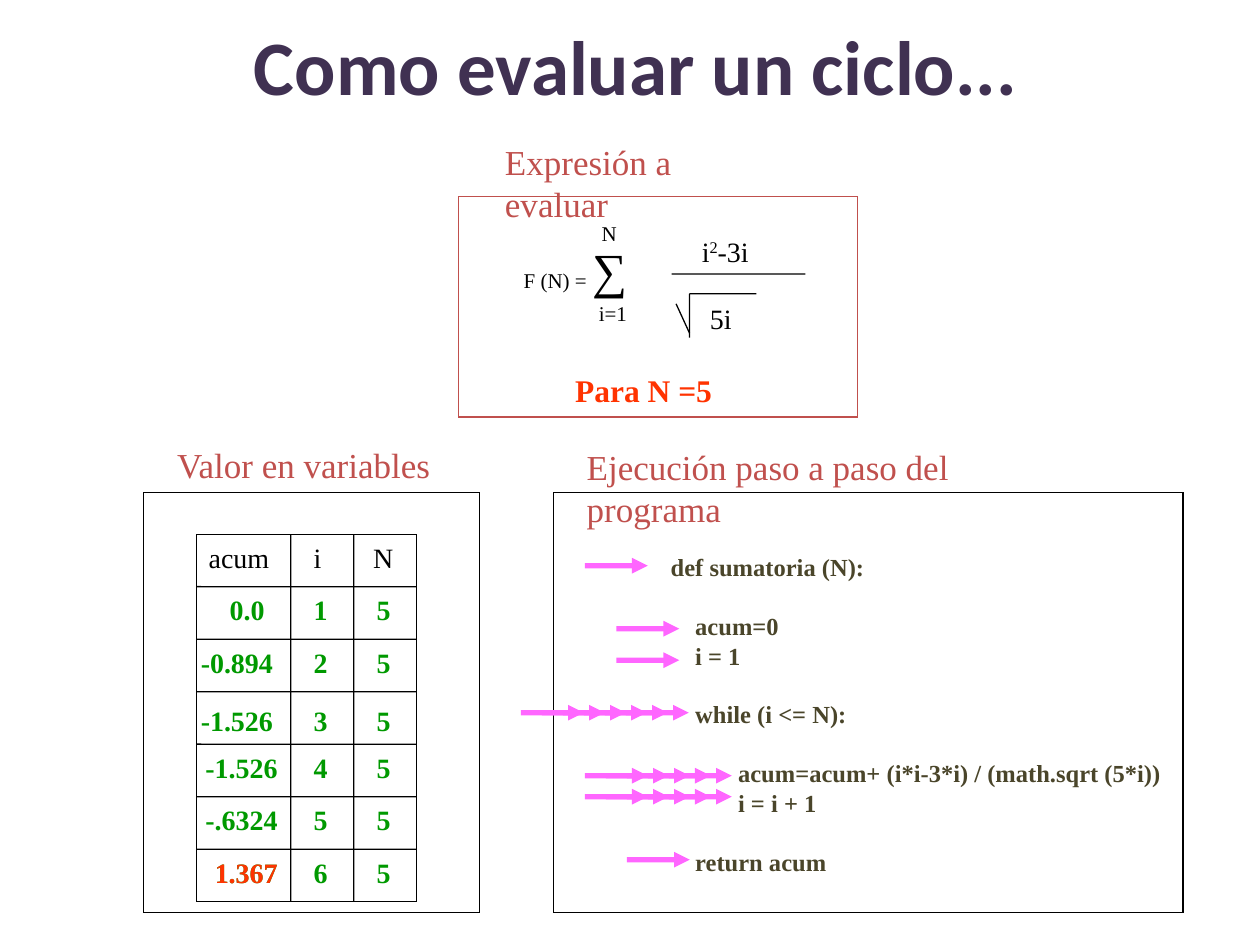
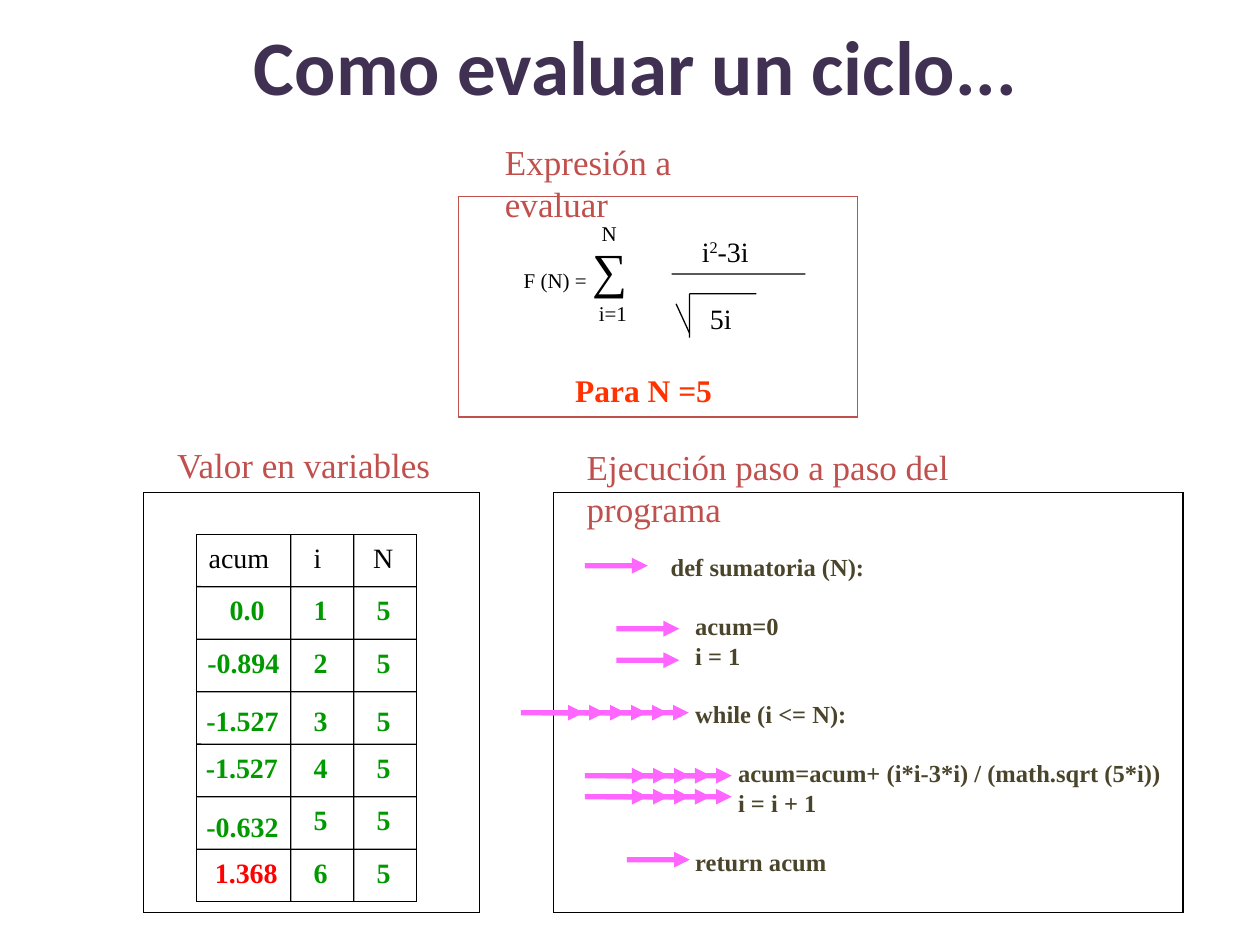
Before and after one commit to lizetheP/PensamientoC, a slide deck: slide 52 of CalendarioAgo2023/presentaciones/7_While.pptx. Drawn at 1260x945 pixels with LibreOffice and Linux fonts; fonts in the diff are those of the drawing. Boxes give left, top, right and bottom in pixels: in the first picture for what was removed or moved away, otherwise in the second. Text is boxed around its words. In the diff, an @@ line names an element or a change of style, - is before the commit and + after.

Commit message:
subir

```diff
--- a/CalendarioAgo2023/presentaciones/7_While.pptx
+++ b/CalendarioAgo2023/presentaciones/7_While.pptx
@@ text "-0.894" moved from (x1=201, y1=654, x2=273, y2=674) to (x1=207, y1=654, x2=279, y2=674) @@
@@ text at (x1=206, y1=712, x2=278, y2=732): text changed @@
--1.526
+-1.527
@@ text at (x1=206, y1=759, x2=278, y2=779): text changed @@
--1.526
+-1.527
@@ text at (x1=206, y1=818, x2=278, y2=838): text changed @@
--.6324
+-0.632
@@ text removed at (x1=203, y1=849, x2=291, y2=896) @@
-1.367
@@ text at (x1=215, y1=864, x2=278, y2=884): text changed; text colour #009900 to #FF0000 @@
-1.367
+1.368
```
